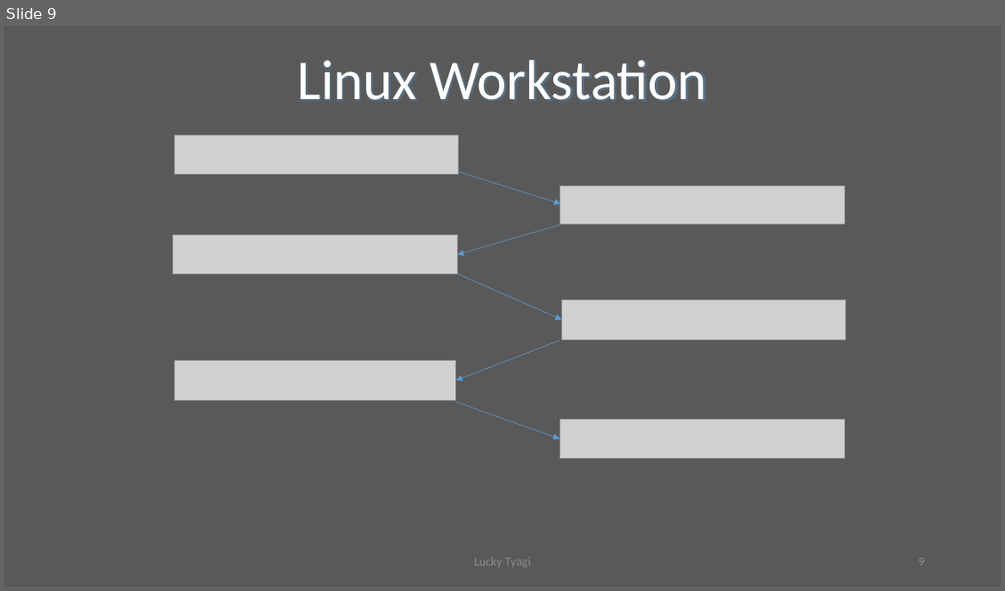
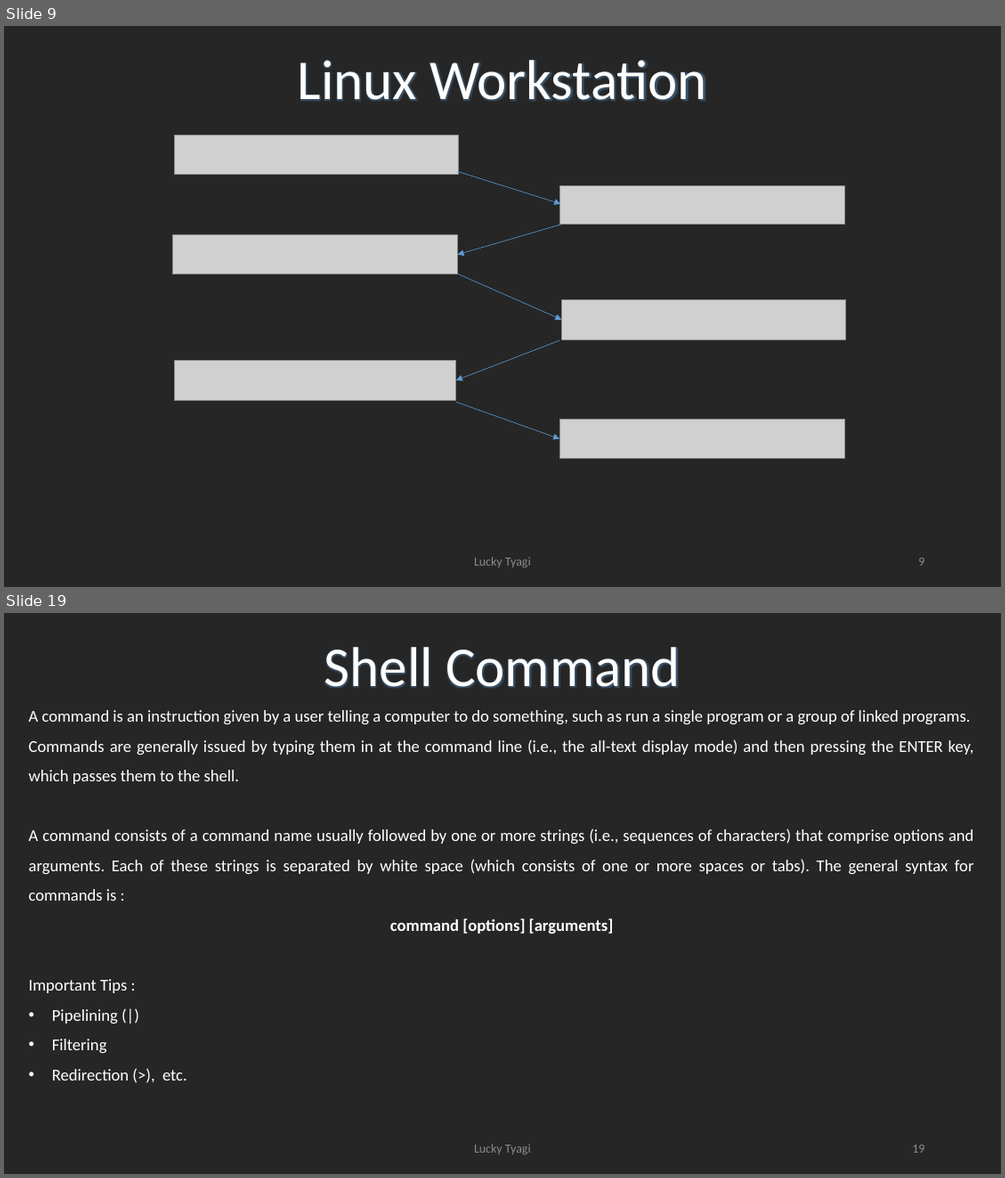
Before and after one commit to LuckyTyagi279/Misc, a slide deck: FRESHERS TRAINING.pptx. Shown one above the other, each under a label of ours: slide 9 before the commit, slides 9 and 19 after it; the slides between them are not shown. The pictures are 1005x591 and 1005x1178 pixels, drawn with LibreOffice and Linux fonts; fonts in the diff are those of the drawing; grey boxes stand for pictures. Boxes give left, top, right and bottom in pixels: in the first picture for what was removed or moved away, otherwise in the second. Text is boxed around its words. In the diff, an @@ line names an element or a change of style, - is before the commit and + after.

```diff
--- a/FRESHERS TRAINING.pptx
+++ b/FRESHERS TRAINING.pptx
@@ slide 19 added at <box>4,613,1001,1174</box>, background #262626 @@
@@ text added at <box>324,647,680,688</box>, 54 pt, text #FEFEFE @@
+Shell Command
@@ text added at <box>29,710,974,1080</box>, 16 pt, text #FFFFFF @@
+A command is an instruction given by a user telling a computer to do something, such as run a single program or a group of linked programs.
+Commands are generally issued by typing them in at the command line (i.e., the all-text display mode) and then pressing the ENTER key, which passes them to the shell.
+A command consists of a command name usually followed by one or more strings (i.e., sequences of characters) that comprise options and arguments. Each of these strings is separated by white space (which consists of one or more spaces or tabs). The general syntax for commands is :
+command [options] [arguments]
+Important Tips :
+• Pipelining (|)
+• Filtering
+• Redirection (>), etc.
@@ text added at <box>474,1143,531,1154</box>, 12 pt, text #8C8C8C @@
+Lucky Tyagi
@@ page number added at <box>912,1144,924,1152</box>, 12 pt, text #8C8C8C @@
+19
@@ slide 9 changed as well @@
@@ background #595959 to #262626 @@
```
Also in this commit, not shown: 9 other slides changed, 17 other slides added.
